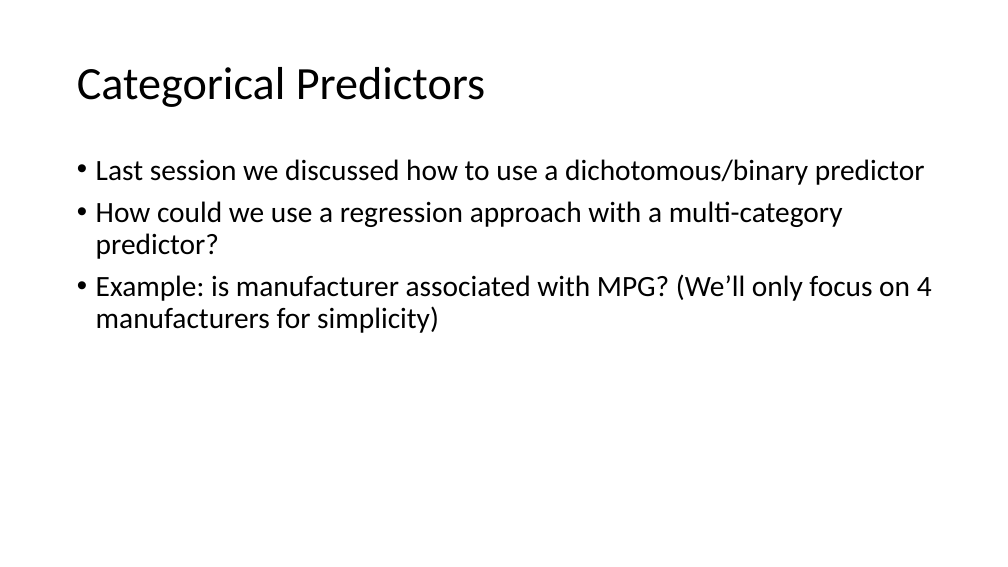
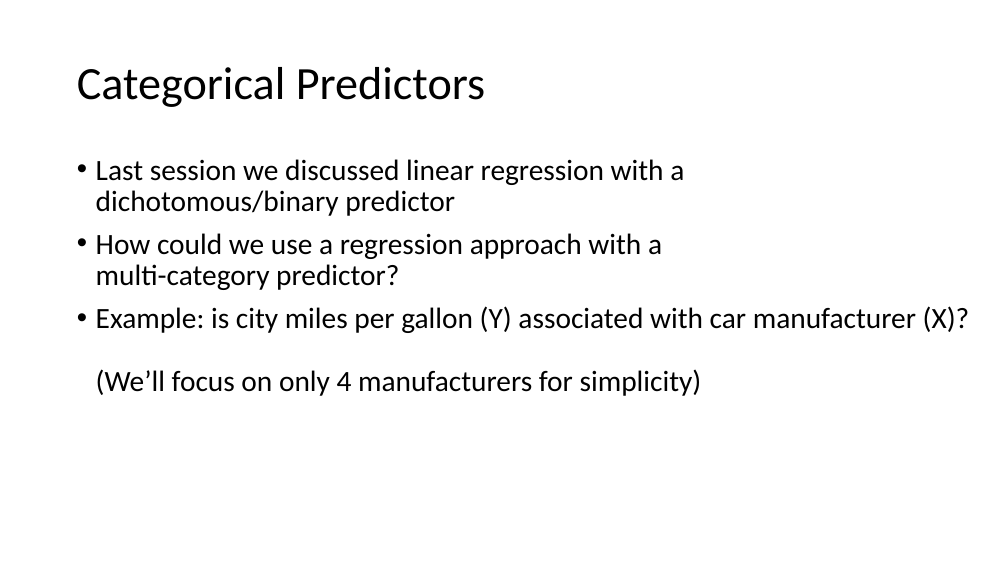
Before and after one commit to USCbiostats/LAsBEST, a slide deck: slide 2 of google-drive/week02/4Thurs/1_Week2_MultipleRegression.pptx. Drawn at 1008x567 pixels with LibreOffice and Linux fonts; fonts in the diff are those of the drawing; background and template pictures are left out. Boxes give left, top, right and bottom in pixels: in the first picture for what was removed or moved away, otherwise in the second. Text is boxed around its words. In the diff, an @@ line names an element or a change of style, - is before the commit and + after.

```diff
--- a/google-drive/week02/4Thurs/1_Week2_MultipleRegression.pptx
+++ b/google-drive/week02/4Thurs/1_Week2_MultipleRegression.pptx
@@ text at (96,159,684,216): text changed @@
-• Last session we discussed how to use a dichotomous/binary predictor
+• Last session we discussed linear regression with a
+  dichotomous/binary predictor
@@ text at (96,306,970,396): text changed @@
-• Example: is manufacturer associated with MPG? (We’ll only focus on 4 manufacturers for simplicity)
+• Example: is city miles per gallon (Y) associated with car manufacturer (X)?
+  (We’ll focus on only 4 manufacturers for simplicity)
```
Also in this commit, not shown: 15 other slides changed, 1 slide added, 1 slide removed, 1 other file.
